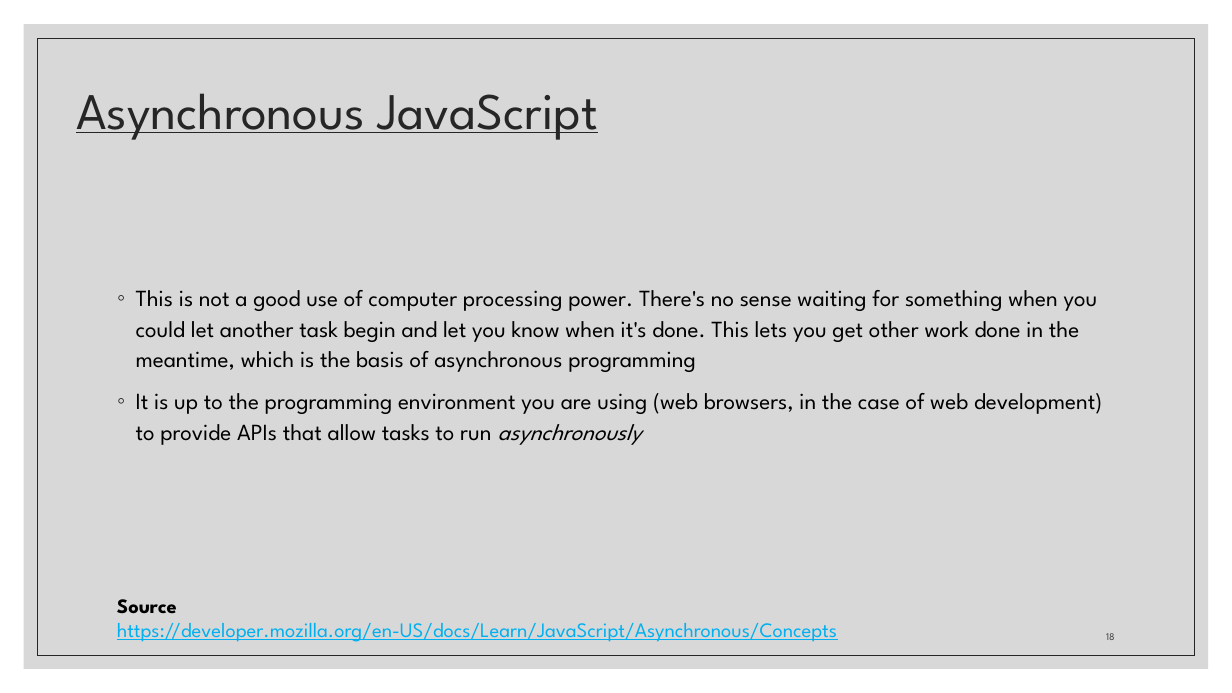
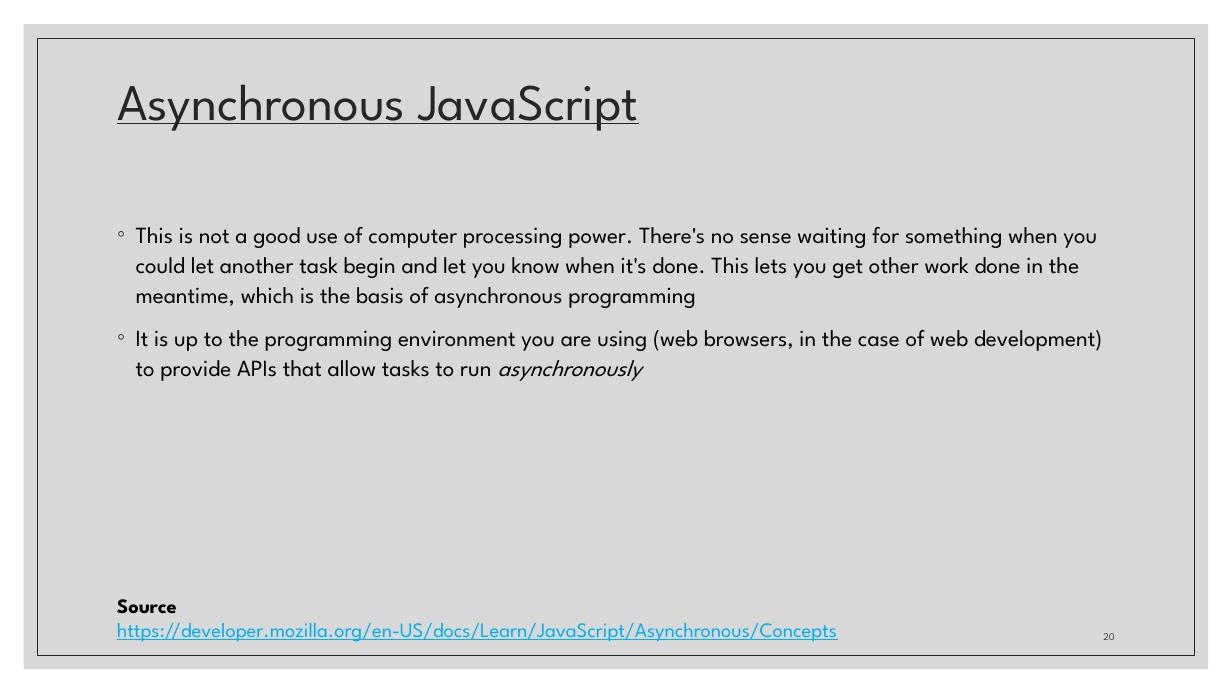
Before and after one commit to zackstotts/base-node-curriculum, a slide deck: slide 20 of unit_01/slides/Unit01-PartI.pptx (slide 18 before the commit). Drawn at 1232x693 pixels with LibreOffice and Linux fonts; fonts in the diff are those of the drawing. Boxes give left, top, right and bottom in pixels: in the first picture for what was removed or moved away, otherwise in the second. Text is boxed around its words. In the diff, an @@ line names an element or a change of style, - is before the commit and + after.

```diff
--- a/unit_01/slides/Unit01-PartI.pptx
+++ b/unit_01/slides/Unit01-PartI.pptx
@@ title "Asynchronous JavaScript": place and size @@
-title "Asynchronous JavaScript" at (76, 93, 597, 140)
+title "Asynchronous JavaScript" at (117, 84, 638, 131)
@@ text "This is not a good ...": place and size @@
-text "This is not a good ..." at (136, 290, 1102, 445)
+text "This is not a good ..." at (136, 227, 1102, 381)
@@ page number at (1103, 633, 1114, 640): text changed @@
-18
+20
```
Also in this commit, not shown: 15 other slides changed, 6 slides added, 3 slides removed.
